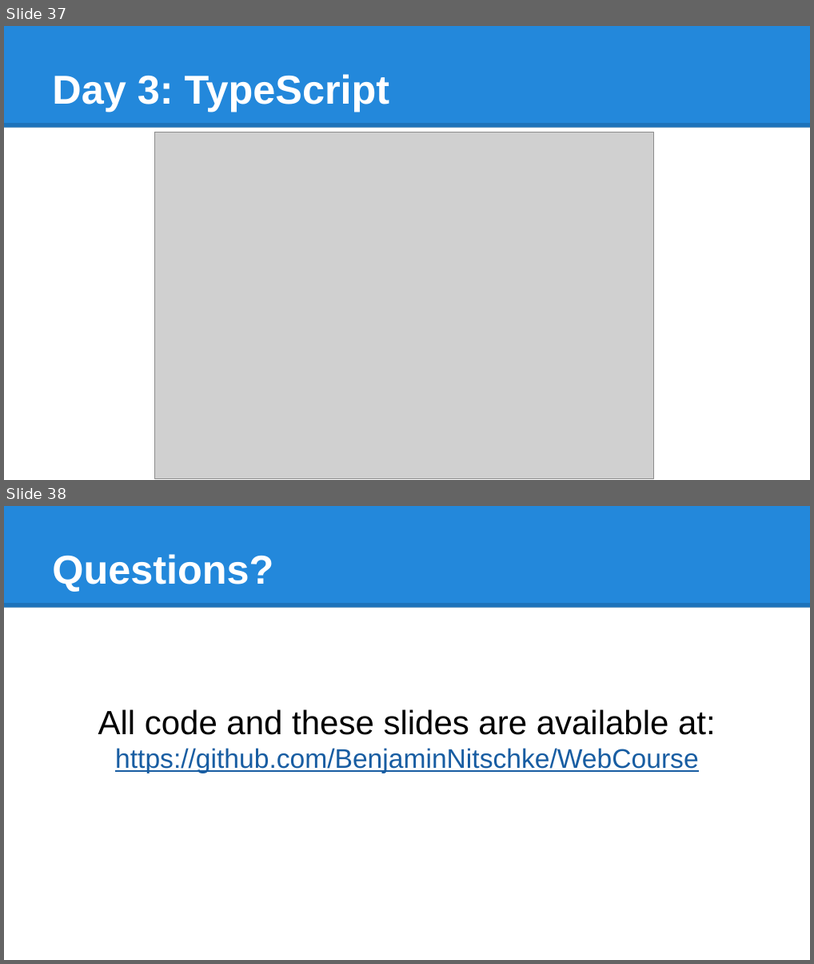
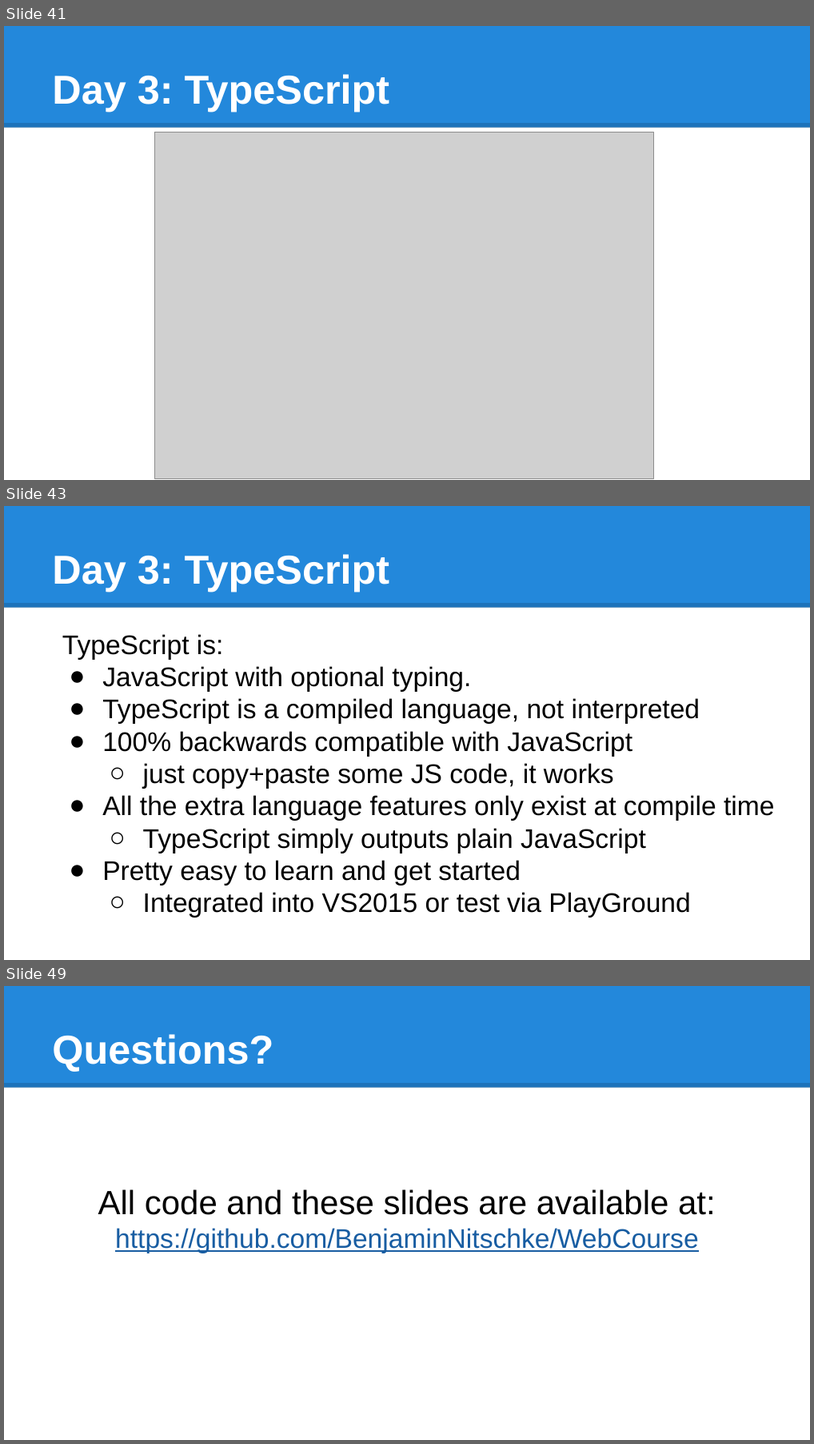
Before and after one commit to BenjaminNitschke/WebCourse, a slide deck: Web Course Games Academy January 2016.pptx. Shown one above the other, each under a label of ours: slides 37 and 38 before the commit, slides 41, 43 and 49 after it; the slides between them are not shown. The pictures are 814x964 and 814x1444 pixels, drawn with LibreOffice and Linux fonts; fonts in the diff are those of the drawing; grey boxes stand for pictures. Boxes give left, top, right and bottom in pixels: in the first picture for what was removed or moved away, otherwise in the second. Text is boxed around its words. In the diff, an @@ line names an element or a change of style, - is before the commit and + after.

Commit message:
Final commit with TypeScript Website and Server
Using a lot more Client side JavaScript code generated from TypeScript
and TypeScript on Node.js web server, plus more advanced topics
discussed in the slides.

```diff
--- a/Web Course Games Academy January 2016.pptx
+++ b/Web Course Games Academy January 2016.pptx
@@ slide 43 added at bbox=[4, 506, 810, 960], background #FFFFFF; not listed: 2 template elements that a slide beside it also shows @@
@@ title added at bbox=[52, 554, 390, 591], 36 pt, text #FFFFFF, bold @@
+Day 3: TypeScript
@@ text added at bbox=[62, 634, 774, 917], 24 pt, text #000000 @@
+TypeScript is:
+● JavaScript with optional typing.
+● TypeScript is a compiled language, not interpreted
+● 100% backwards compatible with JavaScript
+  ○ just copy+paste some JS code, it works
+● All the extra language features only exist at compile time
+  ○ TypeScript simply outputs plain JavaScript
+● Pretty easy to learn and get started
+  ○ Integrated into VS2015 or test via PlayGround
@@ what was slide 37 is now slide 41 @@
@@ what was slide 38 is now slide 49 @@
```
Also in this commit, not shown: 2 slides changed, 10 other slides added, 22 other files.
